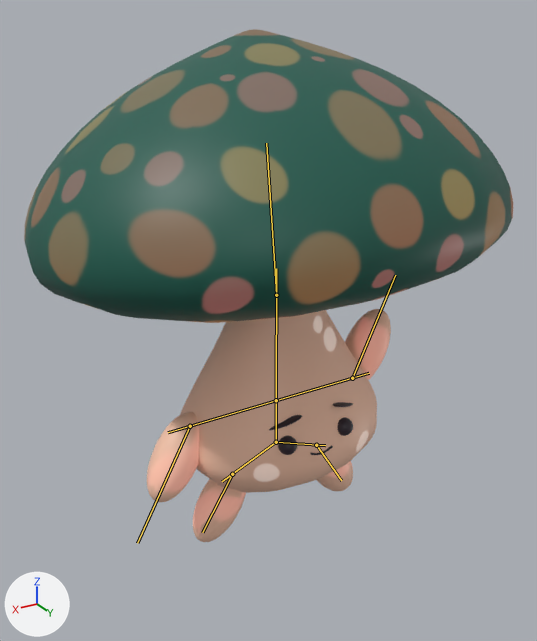
Before and after pictures for a commit that changed the glTF model SilnikZTGK/CookingStation/Assets/models/animacje/dostawa/grzyb-macha.gltf.
Both versions are drawn from a camera (50 mm lens) standing at (1.097, 1.957, 1.635) and looking at (-0.011, 0.109, 0.711). Lighting does not change. The marker at lower left points along +X, +Y and +Z. The older version comes first. Both versions are drawn at frame 0 of the action 'Armature.002Action.004'; the numbers are the values there. The bones that bend it are drawn over the model as lines.
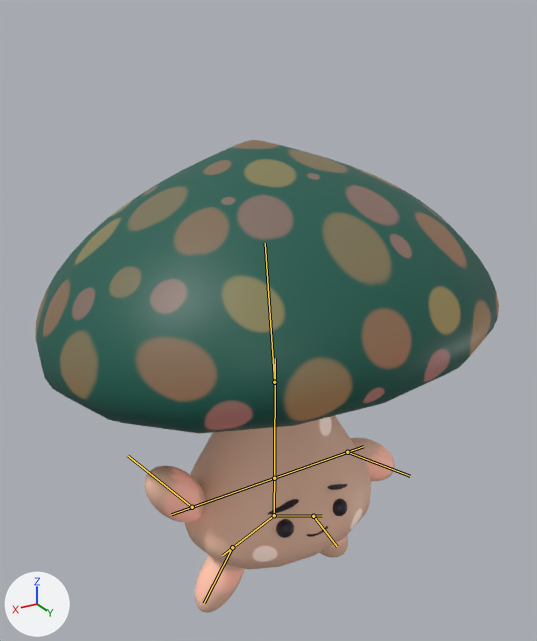
Boxes (x1, y1, x2, y2) around the edits, measured in the pictures (537 x 641 px):
'Cube.022', no longer drawn
    before: (24, 29, 513, 493)
'Cube.007', now drawn
    after: (35, 140, 499, 570)
'Sphere.011', posed (56% shorter)
    before: (147, 309, 391, 502)
    after: (144, 438, 395, 522)
'Sphere.010', posed
    before: (193, 461, 353, 542)
    after: (195, 534, 348, 613)
'Sphere.009', posed
    before: (278, 417, 353, 455)
    after: (276, 498, 347, 538)
'Sphere.012', posed (7% taller)
    before: (269, 402, 353, 430)
    after: (268, 484, 348, 514)
'Cube.021', posed (8% narrower, 9% taller)
    before: (310, 445, 333, 455)
    after: (307, 526, 328, 537)
bone 'reka-p', root to tip
    before: (352, 378) to (395, 275)
    after: (347, 452) to (410, 476)
bone 'reka-l', root to tip
    before: (190, 426) to (137, 543)
    after: (192, 507) to (127, 455)

The change in detail:
Object 'Armature.002' (bone_rig_object) moves from (-0.006, 0.166, 0.296) to (-0.001, 0.166, 0.0).
Bone 'reka-p' (bone_reka_p) turns from (0, 0, 65) to (0, 0, -35) degrees about its own x, y and z.
Bone 'reka-l' (bone_reka_l) turns from (54, 3, -12) to (-55, -12, 1) degrees about its own x, y and z.
